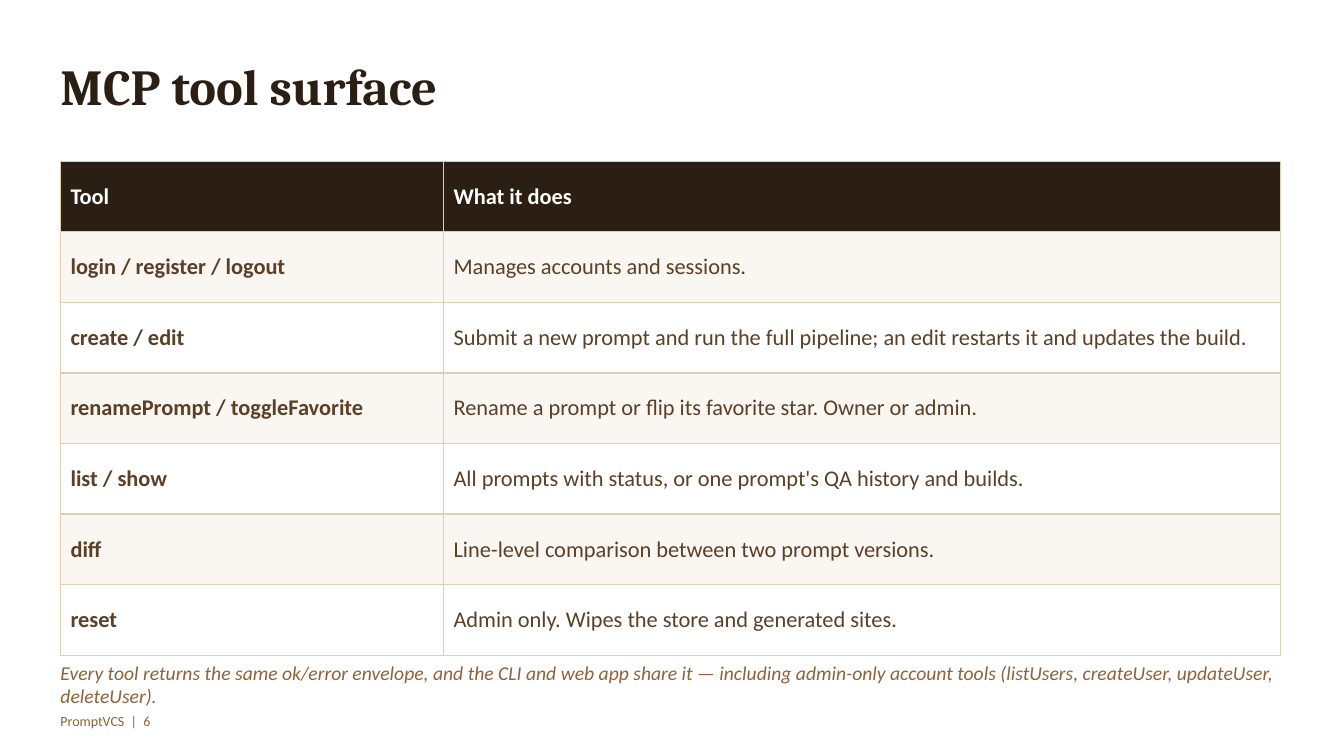
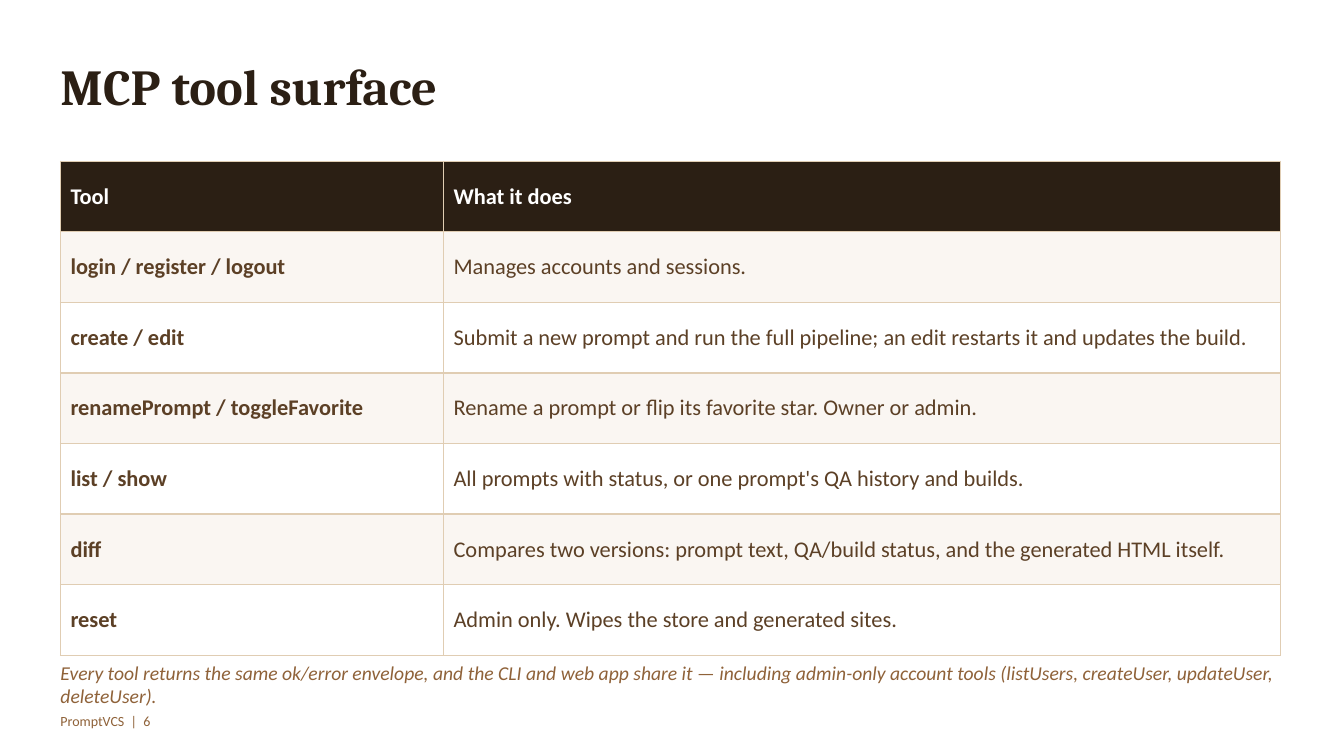
Before and after one commit to SahilHanda300/prompt-vcs, a slide deck: slide 6 of docs/PromptVCS-Presentation.pptx. Drawn at 1344x756 pixels with LibreOffice and Linux fonts; fonts in the diff are those of the drawing. Boxes give left, top, right and bottom in pixels: in the first picture for what was removed or moved away, otherwise in the second. Text is boxed around its words. In the diff, an @@ line names an element or a change of style, - is before the commit and + after.

```diff
--- a/docs/PromptVCS-Presentation.pptx
+++ b/docs/PromptVCS-Presentation.pptx
@@ table at (60, 161, 1280, 655) @@
-row 6, column 2: Line-level comparison between two prompt versions.
+row 6, column 2: Compares two versions: prompt text, QA/build status, and the generated HTML itself.
```
Also in this commit, not shown: 13 other slides changed, 1 slide added.
